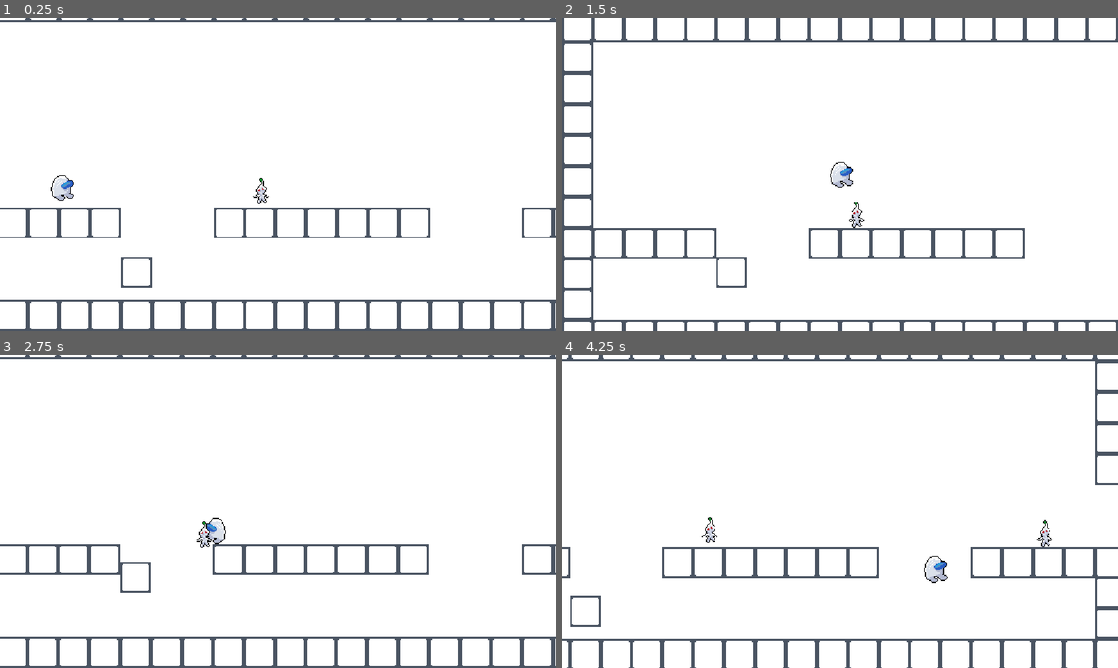
Above: before the commit, frames 1-4 (two rows, left to right).
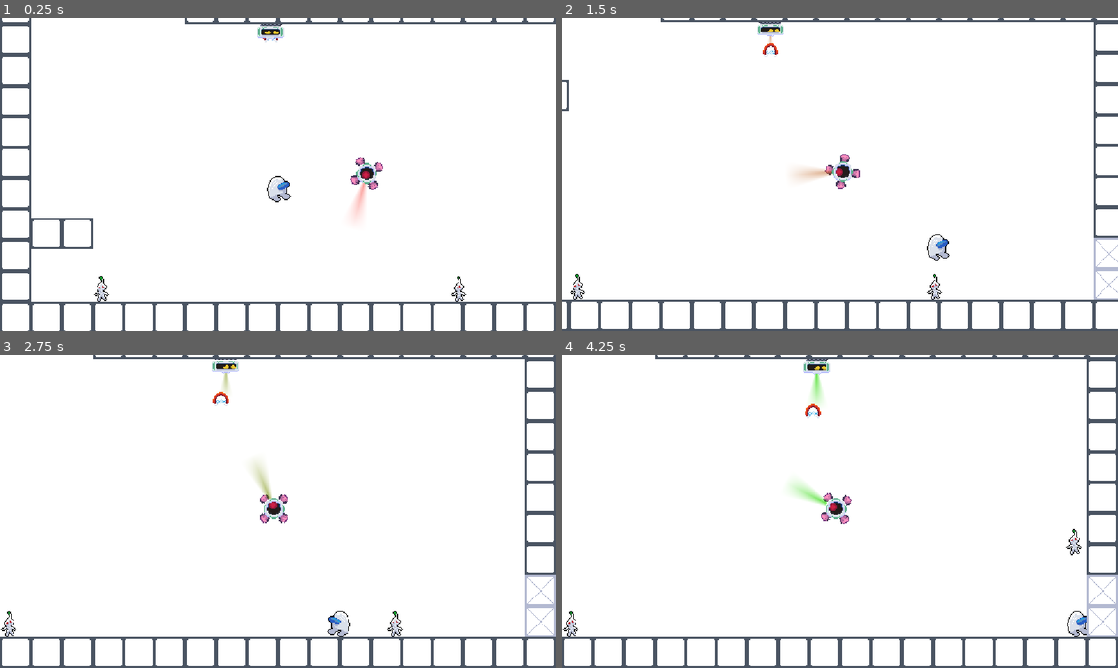
Above: after the commit, the same moments.

Repository: colevale/Plucked-Man
Game: Godot game, scene res://Scenes/Testing/RoomTests With Enemies.tscn
Same seed, same stepped clock (60 frames per second), same inputs: the game is played once before the commit and once after it. Before the commit the project starts from res://Scenes/Testing/kill_pluckman_tests.tscn.
Inputs (mouse positions are in pixels of both pictures, inside the frame that each line leads up to):
- Up to frame 1 (0.25 s): no input
- Up to frame 2 (1.5 s): move the mouse to (962, 158) at 0.52 s; hold D (move_right) from 0.53 s (still down); click (962, 158) at 0.6 s; tap Space (jump) at 0.77 s; move the mouse to (728, 190) at 1.27 s; tap S (crouch) at 1.35 s
- Up to frame 3 (2.75 s): tap Space (jump) at 1.52 s; move the mouse to (333, 442) at 2.02 s; release D (move_right) at 2.03 s; hold A (move_left) from 2.03 s (still down); tap R (recall) at 2.1 s
- Up to frame 4 (4.25 s): move the mouse to (812, 574) at 2.77 s; release A (move_left) at 2.78 s; hold D (move_right) from 2.78 s (still down); tap F (shoot) at 2.85 s; tap Space (jump) at 3.02, 3.77 s; move the mouse to (1006, 558) at 3.52 s; click (1006, 558) at 3.6 s

The runs differ from the first frame. In frame 1, 8.3% of the frame differs, in the area x 0-100%, y 0-100%; in frame 2, 9.9%; in frame 3, 6.5%; in frame 4, 10%.

Commit message:
Changed variables and fixed enemy relations with player

Diff:
--- a/Scenes/Level Objects/Barrier.tscn
+++ b/Scenes/Level Objects/Barrier.tscn
@@ -11,7 +11,8 @@
 
 [sub_resource type="TileSet" id="TileSet_g4v7s"]
 tile_size = Vector2i(32, 32)
-physics_layer_0/collision_layer = 1
+physics_layer_0/collision_layer = 129
+physics_layer_0/collision_mask = 129
 sources/0 = SubResource("TileSetAtlasSource_m515f")
 
 [node name="Barrier" type="TileMapLayer" unique_id=2019439973]
--- a/Scenes/Player Objects/Pluckman.tscn
+++ b/Scenes/Player Objects/Pluckman.tscn
@@ -25,6 +25,7 @@
 
 [node name="Pluckman" type="CharacterBody2D" unique_id=581896398 groups=["Minion"]]
 collision_layer = 2056
+collision_mask = 128
 script = ExtResource("1_e8lqk")
 
 [node name="AnimatedSprite2D" type="AnimatedSprite2D" parent="." unique_id=601264830]
--- a/Scenes/Testing/RoomTests With Enemies.tscn
+++ b/Scenes/Testing/RoomTests With Enemies.tscn
@@ -6,10 +6,11 @@
 [ext_resource type="Texture2D" uid="uid://bpek65jw7rcp3" path="res://Art/Sprites/Tiles/Tile 3.png" id="4_lovgm"]
 [ext_resource type="Texture2D" uid="uid://behig4ywdgxra" path="res://Art/Sprites/Tiles/Tile 1.png" id="5_ln2b3"]
 [ext_resource type="PackedScene" uid="uid://c0gb8pqjax772" path="res://Scenes/Level Objects/Platform.tscn" id="6_xafvx"]
-[ext_resource type="PackedScene" uid="uid://dixyv8s0jl1ml" path="res://Scenes/Player Objects/Pluckman.tscn" id="7_jblic"]
+[ext_resource type="PackedScene" uid="uid://cc7quy4p36hry" path="res://Scenes/Level Objects/Pluckman Spawner.tscn" id="7_xafvx"]
 [ext_resource type="PackedScene" uid="uid://b5msxrojcfplj" path="res://Scenes/Level Objects/Barrier.tscn" id="8_gu1cg"]
 [ext_resource type="PackedScene" uid="uid://cy31bsfpf6uhl" path="res://Scenes/Level Objects/Button.tscn" id="9_g87sg"]
 [ext_resource type="PackedScene" uid="uid://bp14tv1jqivov" path="res://Scenes/Enemies/Fline Mine.tscn" id="10_f6tis"]
+[ext_resource type="PackedScene" uid="uid://cdj2whrd01lol" path="res://Scenes/Level Objects/Player Spawner.tscn" id="10_xafvx"]
 [ext_resource type="PackedScene" uid="uid://br5ujcjm6x6v5" path="res://Scenes/Enemies/Tankle.tscn" id="11_onw18"]
 [ext_resource type="PackedScene" uid="uid://d06ef46xjkix6" path="res://Scenes/Enemies/Grabber.tscn" id="12_lovgm"]
 [ext_resource type="PackedScene" uid="uid://c174nq0003hbp" path="res://Scenes/Enemies/Scrubot.tscn" id="13_ln2b3"]
@@ -28,7 +29,8 @@
 
 [sub_resource type="TileSet" id="TileSet_g4v7s"]
 tile_size = Vector2i(32, 32)
-physics_layer_0/collision_layer = 1
+physics_layer_0/collision_layer = 129
+physics_layer_0/collision_mask = 129
 sources/1 = SubResource("TileSetAtlasSource_4ayqm")
 sources/2 = SubResource("TileSetAtlasSource_07b4q")
 
@@ -107,118 +109,127 @@
 
 [node name="FollowCamera" parent="." unique_id=672479724 node_paths=PackedStringArray("room", "player") instance=ExtResource("1_upyos")]
 position = Vector2(0, -100)
-room = NodePath("../Node/Room1")
+room = NodePath("../Rooms/Room1")
 player = NodePath("../Player")
 
-[node name="Player" parent="." unique_id=860349107 node_paths=PackedStringArray("camera") groups=["Player"] instance=ExtResource("2_f6tis")]
+[node name="Player" parent="." unique_id=860349107 node_paths=PackedStringArray("camera") instance=ExtResource("2_f6tis")]
 position = Vector2(0, -100)
 camera = NodePath("../FollowCamera")
 
-[node name="Pluckman2" parent="." unique_id=1542245857 instance=ExtResource("7_jblic")]
-position = Vector2(173, 25)
-
-[node name="Node" type="Node" parent="." unique_id=218290953]
-
-[node name="Room1" type="TileMapLayer" parent="Node" unique_id=1299990806]
+[node name="Rooms" type="Node" parent="." unique_id=218290953]
+
+[node name="Room1" type="TileMapLayer" parent="Rooms" unique_id=1299990806]
 tile_map_data = PackedByteArray("AAALAP3/AgAAAAAAAAALAPz/AgAAAAAAAAALAPv/AgAAAAAAAAALAPr/AgAAAAAAAAALAPn/AgAAAAAAAAALAP …(976 unchanged characters)…
 tile_set = SubResource("TileSet_g4v7s")
 
-[node name="Background" type="TileMapLayer" parent="Node/Room1" unique_id=1498019181]
+[node name="Background" type="TileMapLayer" parent="Rooms/Room1" unique_id=1498019181]
 z_index = -1
 tile_map_data = PackedByteArray("AAD4/wAAAAAAAAAAAAD5/wAAAAAAAAAAAAD6/wAAAAAAAAAAAAD7/wAAAAAAAAAAAAD8/wAAAAAAAAAAAAD9/w …(3232 unchanged characters)…
 tile_set = SubResource("TileSet_yf5fn")
 
-[node name="Platforms" type="Node" parent="Node/Room1" unique_id=1488903948]
-
-[node name="TopLedge" type="Node" parent="Node/Room1/Platforms" unique_id=1951545423]
-
-[node name="Platform" parent="Node/Room1/Platforms/TopLedge" unique_id=470701900 instance=ExtResource("6_xafvx")]
+[node name="Platforms" type="Node" parent="Rooms/Room1" unique_id=1488903948]
+
+[node name="TopLedge" type="Node" parent="Rooms/Room1/Platforms" unique_id=1951545423]
+
+[node name="Platform" parent="Rooms/Room1/Platforms/TopLedge" unique_id=470701900 instance=ExtResource("6_xafvx")]
 position = Vector2(16, -272)
 
-[node name="Platform2" parent="Node/Room1/Platforms/TopLedge" unique_id=566590495 instance=ExtResource("6_xafvx")]
+[node name="Platform2" parent="Rooms/Room1/Platforms/TopLedge" unique_id=566590495 instance=ExtResource("6_xafvx")]
 position = Vector2(-16, -272)
 
-[node name="Platform3" parent="Node/Room1/Platforms/TopLedge" unique_id=765894358 instance=ExtResource("6_xafvx")]
+[node name="Platform3" parent="Rooms/Room1/Platforms/TopLedge" unique_id=765894358 instance=ExtResource("6_xafvx")]
 position = Vector2(-48, -272)
 
-[node name="Platform4" parent="Node/Room1/Platforms/TopLedge" unique_id=1958894508 instance=ExtResource("6_xafvx")]
+[node name="Platform4" parent="Rooms/Room1/Platforms/TopLedge" unique_id=1958894508 instance=ExtResource("6_xafvx")]
 position = Vector2(-80, -272)
 
-[node name="Moving Platform" type="Node" parent="Node/Room1/Platforms" unique_id=1498423570]
-
-[node name="Platform5" parent="Node/Room1/Platforms/Moving Platform" unique_id=1699820842 instance=ExtResource("6_xafvx")]
+[node name="Moving Platform" type="Node" parent="Rooms/Room1/Platforms" unique_id=1498423570]
+
+[node name="Platform5" parent="Rooms/Room1/Platforms/Moving Platform" unique_id=1699820842 instance=ExtResource("6_xafvx")]
 position = Vector2(-240, -15)
 collision_layer = 16
 collision_mask = 0
 
-[node name="AnimationPlayer" type="AnimationPlayer" parent="Node/Room1/Platforms/Moving Platform/Platform5" unique_id=1121793036]
-
-[node name="Platform6" parent="Node/Room1/Platforms/Moving Platform" unique_id=1374053328 instance=ExtResource("6_xafvx")]
+[node name="AnimationPlayer" type="AnimationPlayer" parent="Rooms/Room1/Platforms/Moving Platform/Platform5" unique_id=1121793036]
+
+[node name="Platform6" parent="Rooms/Room1/Platforms/Moving Platform" unique_id=1374053328 instance=ExtResource("6_xafvx")]
 position = Vector2(-208, -15)
 collision_layer = 16
 collision_mask = 0
 
-[node name="AnimationPlayer" type="AnimationPlayer" parent="Node/Room1/Platforms/Moving Platform/Platform6" unique_id=1988789796]
+[node name="AnimationPlayer" type="AnimationPlayer" parent="Rooms/Room1/Platforms/Moving Platform/Platform6" unique_id=1988789796]
 libraries/ = SubResource("AnimationLibrary_iiopb")
 autoplay = &"Move_Up_Room1"
 
-[node name="Pluckmen" type="Node" parent="Node/Room1" unique_id=1861492352]
-
-[node name="Pluckman" parent="Node/Room1/Pluckmen" unique_id=581896398 instance=ExtResource("7_jblic")]
-position = Vector2(-68, -292)
-
-[node name="ButtonsAndBarriers" type="Node" parent="Node/Room1" unique_id=1720026586]
-
-[node name="Barrier" parent="Node/Room1/ButtonsAndBarriers" unique_id=2019439973 instance=ExtResource("8_gu1cg")]
+[node name="Pluckmen" type="Node" parent="Rooms/Room1" unique_id=1861492352]
+
+[node name="Pluckman Spawner" parent="Rooms/Room1/Pluckmen" unique_id=1331374000 instance=ExtResource("7_xafvx")]
+position = Vector2(188, 7)
+
+[node name="Pluckman Spawner2" parent="Rooms/Room1/Pluckmen" unique_id=1449395351 instance=ExtResource("7_xafvx")]
+position = Vector2(-182, 10)
+
+[node name="ButtonsAndBarriers" type="Node" parent="Rooms/Room1" unique_id=1720026586]
+
+[node name="Barrier" parent="Rooms/Room1/ButtonsAndBarriers" unique_id=2019439973 instance=ExtResource("8_gu1cg")]
 tile_map_data = PackedByteArray("AAALAP//AAAAAAAAAAALAAAAAAAAAAAAAAA=")
 
-[node name="Button" parent="Node/Room1/ButtonsAndBarriers" unique_id=783043058 node_paths=PackedStringArray("barrier") instance=ExtResource("9_g87sg")]
+[node name="Button" parent="Rooms/Room1/ButtonsAndBarriers" unique_id=783043058 node_paths=PackedStringArray("barrier") instance=ExtResource("9_g87sg")]
 position = Vector2(-16, -288)
 barrier = NodePath("../Barrier")
 
-[node name="Room1Area" type="Area2D" parent="Node/Room1" unique_id=1352159790]
+[node name="Room1Area" type="Area2D" parent="Rooms/Room1" unique_id=1352159790]
 collision_layer = 2
 collision_mask = 0
 
-[node name="CollisionPolygon2D" type="CollisionPolygon2D" parent="Node/Room1/Room1Area" unique_id=2023631546]
+[node name="CollisionPolygon2D" type="CollisionPolygon2D" parent="Rooms/Room1/Room1Area" unique_id=2023631546]
 polygon = PackedVector2Array(-256, -384, 32, -384, 32, -256, 352, -256, 352, 32, -256, 32)
 
-[node name="Room2" type="TileMapLayer" parent="Node" unique_id=800755901]
+[node name="Player Spawner" parent="Rooms/Room1" unique_id=940676347 node_paths=PackedStringArray("level_scene", "camera", "spawned_obj") instance=ExtResource("10_xafvx")]
+position = Vector2(-109, 5)
+level_scene = NodePath("..")
+camera = NodePath("../../../FollowCamera")
+spawned_obj = NodePath("../../../Player")
+
+[node name="Room2" type="TileMapLayer" parent="Rooms" unique_id=800755901]
 tile_map_data = PackedByteArray("AAAMAP7/AgAAAAAAAAANAP7/AgAAAAAAAAANAP3/AgAAAAAAAAANAPz/AgAAAAAAAAANAPv/AgAAAAAAAAANAP …(784 unchanged characters)…
 tile_set = SubResource("TileSet_g4v7s")
 
-[node name="Background" type="TileMapLayer" parent="Node/Room2" unique_id=977598258]
+[node name="Background" type="TileMapLayer" parent="Rooms/Room2" unique_id=977598258]
 z_index = -1
 tile_map_data = PackedByteArray("AAALAP//AAAAAAAAAAAMAP//AAAAAAAAAAANAP//AAAAAAAAAAAOAP//AAAAAAAAAAAOAP7/AAAAAAAAAAAOAP …(1904 unchanged characters)…
 tile_set = SubResource("TileSet_yf5fn")
 
-[node name="Pluckmen" type="Node" parent="Node/Room2" unique_id=2123309086]
-
-[node name="Pluckman" parent="Node/Room2/Pluckmen" unique_id=542685287 instance=ExtResource("7_jblic")]
-position = Vector2(655, 18)
-
-[node name="Pluckman2" parent="Node/Room2/Pluckmen" unique_id=1534858520 instance=ExtResource("7_jblic")]
-position = Vector2(529, 18)
-
-[node name="ButtonsAndBarriers" type="Node" parent="Node/Room2" unique_id=604767974]
-
-[node name="Barrier" parent="Node/Room2/ButtonsAndBarriers" unique_id=133273821 instance=ExtResource("8_gu1cg")]
+[node name="Pluckmen" type="Node" parent="Rooms/Room2" unique_id=2123309086]
+
+[node name="Pluckman Spawner" parent="Rooms/Room2/Pluckmen" unique_id=26835077 instance=ExtResource("7_xafvx")]
+position = Vector2(634, 6)
+
+[node name="ButtonsAndBarriers" type="Node" parent="Rooms/Room2" unique_id=604767974]
+
+[node name="Barrier" parent="Rooms/Room2/ButtonsAndBarriers" unique_id=133273821 instance=ExtResource("8_gu1cg")]
 tile_map_data = PackedByteArray("AAAXAAEAAAAAAAAAAAAYAAEAAAAAAAAAAAAZAAEAAAAAAAAAAAAaAAEAAAAAAAAAAAAbAAEAAAAAAAAAAAA=")
 
-[node name="Button" parent="Node/Room2/ButtonsAndBarriers" unique_id=1625470773 node_paths=PackedStringArray("barrier") instance=ExtResource("9_g87sg")]
+[node name="Button" parent="Rooms/Room2/ButtonsAndBarriers" unique_id=1625470773 node_paths=PackedStringArray("barrier") instance=ExtResource("9_g87sg")]
 position = Vector2(896, -81)
 rotation = -1.5707964
 barrier = NodePath("../Barrier")
 
-[node name="Room2Area" type="Area2D" parent="Node/Room2" unique_id=1761835532]
+[node name="Room2Area" type="Area2D" parent="Rooms/Room2" unique_id=1761835532]
 collision_layer = 2
 collision_mask = 0
 
-[node name="CollisionPolygon2D" type="CollisionPolygon2D" parent="Node/Room2/Room2Area" unique_id=2043971061]
+[node name="CollisionPolygon2D" type="CollisionPolygon2D" parent="Rooms/Room2/Room2Area" unique_id=2043971061]
 polygon = PackedVector2Array(355, -32, 448, -32, 448, -192, 896, -192, 896, 160, 736, 160, 736, 32, 354, 33)
 
+[node name="Player Spawner" parent="Rooms/Room2" unique_id=1672302103 node_paths=PackedStringArray("level_scene", "camera", "spawned_obj") instance=ExtResource("10_xafvx")]
+position = Vector2(418, 4)
+level_scene = NodePath("..")
+camera = NodePath("../../../FollowCamera")
+spawned_obj = NodePath("../../../Player")
+
 [node name="Fline Mine" parent="." unique_id=118655659 instance=ExtResource("10_f6tis")]
-position = Vector2(331, -239)
+position = Vector2(92, -101)
 floor_block_on_wall = true
 idleSpeed = 4.0
 velocityDecayMult = 0.5
--- a/Scripts/Player Objects/Player.gd
+++ b/Scripts/Player Objects/Player.gd
@@ -137,19 +137,19 @@
 	else:
 		return false
 
-func die():
+func _onDeath():
 	# try to find a way to set reference pluckmen back to idle and to remove the player reference
+	if deletaOnDeath:
+		if pluckmanArray.size() > 0:
+			for i in range(pluckmanArray.size()):
+				pluckmanArray[i].change_state(0)
+				pluckmanArray[i].remove_player()
+		elif thrownPluckmen.size() > 0:
+			for i in range(thrownPluckmen.size()):
+				thrownPluckmen[i].change_state(0)
+				thrownPluckmen[i].remove_player()
 
-	if pluckmanArray.size() > 0:
-		for i in range(pluckmanArray.size()):
-			pluckmanArray[i].change_state(0)
-			pluckmanArray[i].remove_player()
-	elif thrownPluckmen.size() > 0:
-		for i in range(thrownPluckmen.size()):
-			thrownPluckmen[i].change_state(0)
-			thrownPluckmen[i].remove_player()
-
-	queue_free()
+		queue_free()
 
 # OPTIONAL if camera will always be in final game just set it as an onready instead
 func get_camera(currCamera: Node2D) -> void:
--- a/project.godot
+++ b/project.godot
@@ -11,7 +11,7 @@
 [application]
 
 config/name="Plucked Man"
-run/main_scene="uid://c53lq3ciwtokn"
+run/main_scene="uid://dgnamioql1thm"
 config/features=PackedStringArray("4.7", "Forward Plus")
 config/icon="res://icon.svg"
 
